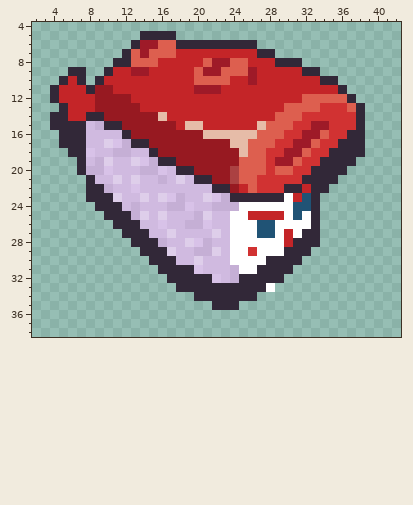
Two states of a pixel-art sprite, res/UI/CharacterSelect/Thumb11.png. Above is the file before it was changed.
The file is 44x44 pixels. Colours within 5 levels of each other are drawn and written as one. Shown: x 2..42, y 4..38.
After the commit:
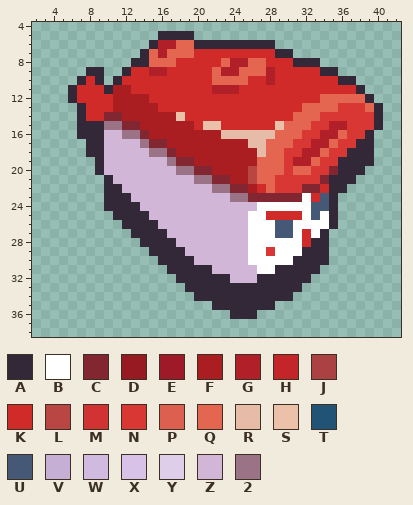
Palette (. is transparent): A #322838  B #ffffff  C #822631  D #971921  E #9e1a28  F #aa1e22  G #b12029  H #c42528  J #ab4142  K #d02b29  L #ba4643  M #d13232  N #d93733  P #dd5f4f  Q #e46550  R #e6bca8  S #ebc2a9  T #205375  U #455875  V #c5afd5  W #d0bae0  X #d8c2e8  Y #deceea  Z #d1b6d8  2 #9b7386
Change:
Changed rows in their new state; - is an unchanged pixel.
first column x 4:
 5 ----------..--AA---------------------
 6 ---------..AGGQQ-------AA------------
 7 --------..AQGQQQKKKKKKKKKAA----------
 8 -------..AAQQQKKKKKQGGQQKKK-AA-------
 9 --..AA..AKKGGKKKKKQGGQQQGKKKKKAA-----
10 -..-K-.AKKKKKKKKKKQQQQKKGKKKKKKKAA---
11 ..AKKKAFFKKKKKKKKKGGGKKKKKKKKKKKKKA--
12 ..AKKKKFFFFKKKKKKKKKKKKKKKKKKKQQQQQA-
13 -..AKKKFFFFFKKKKKKKKKKKKKKKKQQQQNNNQA
14 ...AKKCCFFFFFFSKKKKKKKKKKKKQQQNNNNNNA
15 ...-AA22CCFFFFFFKSSKKKKKKSQQQNNGGNNNA
16 -..-AAZZ22CFFFFFFFF----RRQQQNNGGQNNA-
17 -...AAZZZZ2CCFFFFFFFFFRRQQQNNGGQNN-A-
18 --..AAZZZZZ22CFFFFFFFFFRQQNNGGQNN--A-
19 ---..AZZZZZZZ2CCFFFFFFFQQQNGGQNN--AA-
20 ---..AZZZZZZZZ22CCFFFFLQQQNQQNNC-AA--
21 ----..AZZZZZZZZZ22CCFFLQQNNNNNC-AA---
22 ----..AAZZZZZZZZZZ22CCFKQNNNCCKAA----
23 ----..-AAZZZZZZZZZZZ22CCCCCCBKUA-----
24 -----.--AAZZZZZZZZZZZZZ----BBUUA-----
25 ------.--AAZZZZZZZZZZZBBKKKK-UBA-----
26 -------.--AAZZZZZZZZZZ-BBUU--BBA-----
27 --------.--AAZZZZZZZZZ-BBUU-KBA------
28 ---------.--AAZZZZZZZZ----BBK-A------
29 ----------.--AAZZZZZZZB-N-BB-AA------
30 -----------.--AAZZZZZZ--BBB-AAA------
31 ------------.---AAZZZZZBB--AAA-------
32 -------------.----AAZZZ---AAA--------
33 --------------.---------AAAA---------
34 -----------------------AAAA----------
35 ---------------------AAAA------------
36 --------------------AAA--------------
Pixel boxes of the changes (left, top, right, bottom) in both pictures:
changed: (50, 31, 383, 319)
